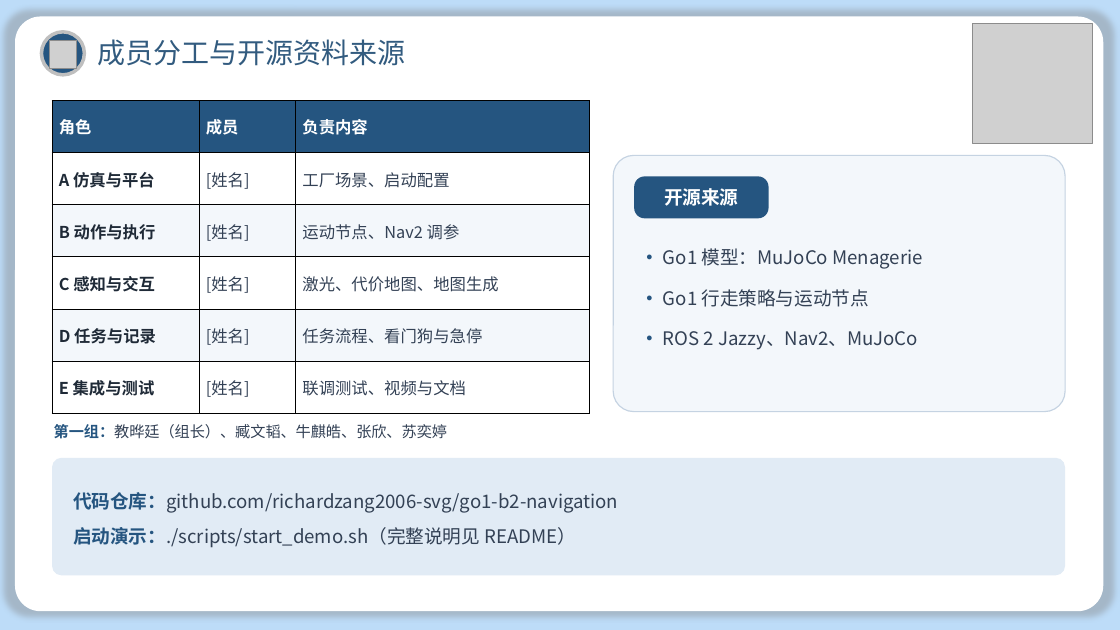
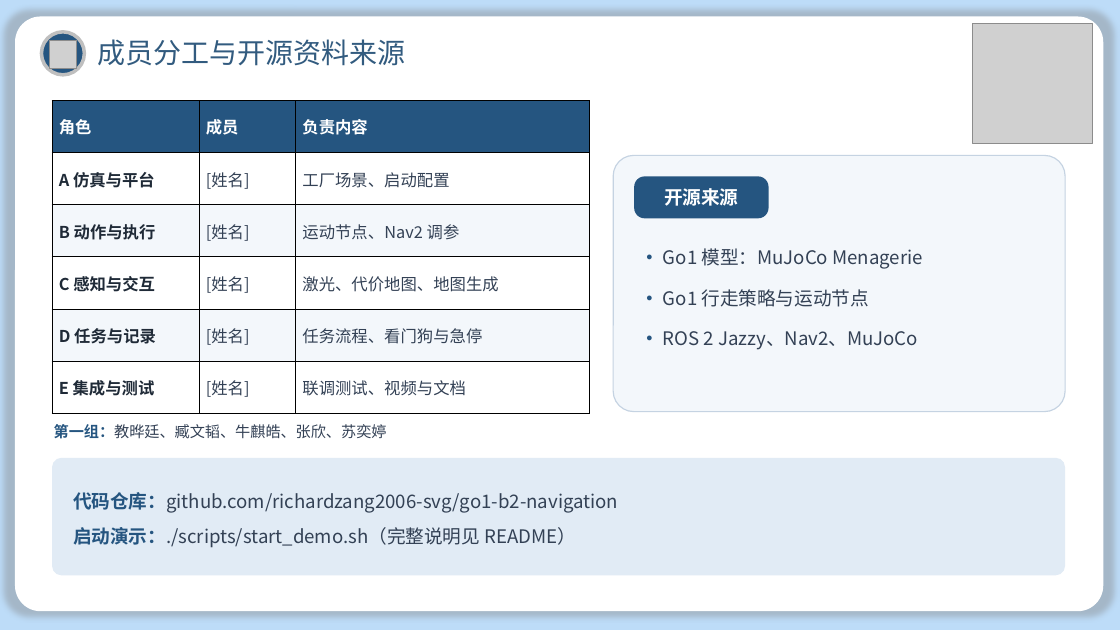
Before and after one commit to Ishjoel/go1-b2-navigation, a slide deck: slide 9 of docs/B2车间通道通行_汇报.pptx. Drawn at 1120x630 pixels with LibreOffice and Linux fonts; fonts in the diff are those of the drawing; grey boxes stand for pictures; background and template pictures are left out. Boxes give left, top, right and bottom in pixels: in the first picture for what was removed or moved away, otherwise in the second. Text is boxed around its words. In the diff, an @@ line names an element or a change of style, - is before the commit and + after.

```diff
--- a/docs/B2车间通道通行_汇报.pptx
+++ b/docs/B2车间通道通行_汇报.pptx
@@ text at (54,424,387,439): text changed @@
-第一组：教晔廷（组长）、臧文韬、牛麒皓、张欣、苏奕婷
+第一组：教晔廷、臧文韬、牛麒皓、张欣、苏奕婷
```
Also in this commit, not shown: 1 other slide changed, 3 other files.
